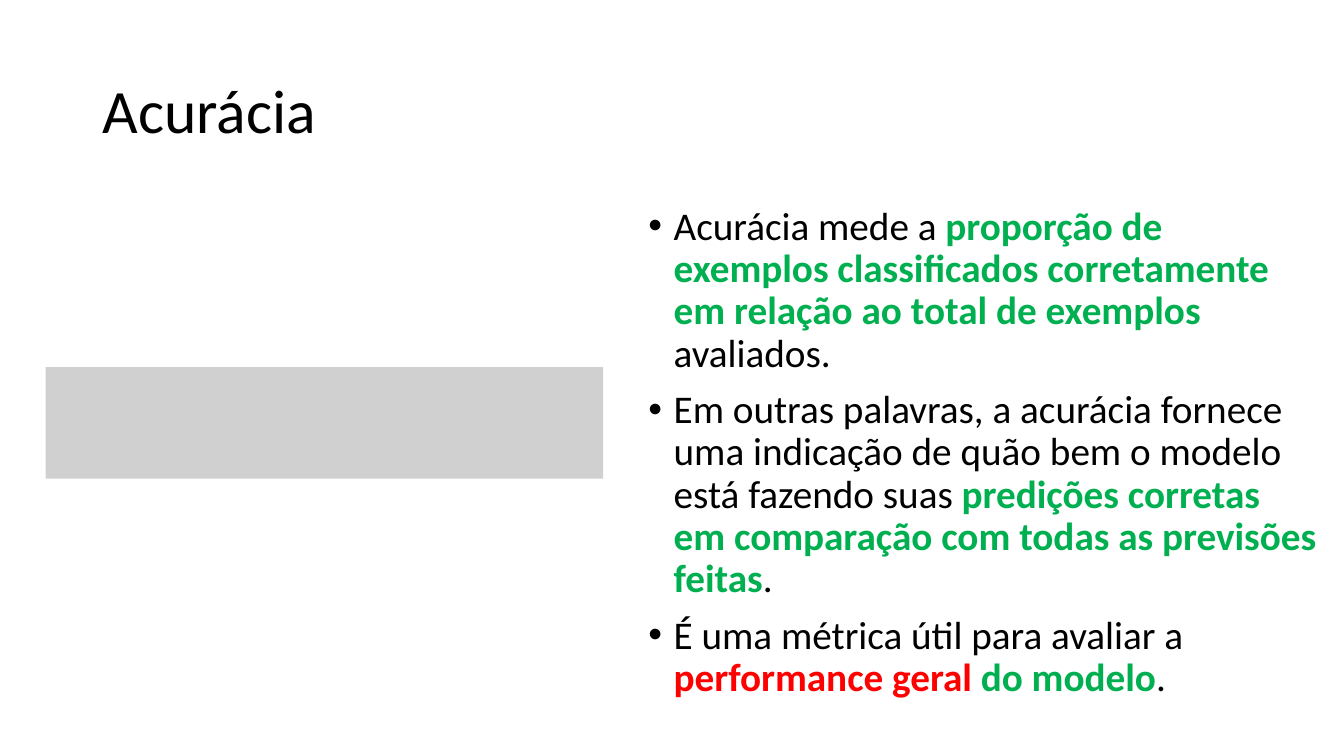
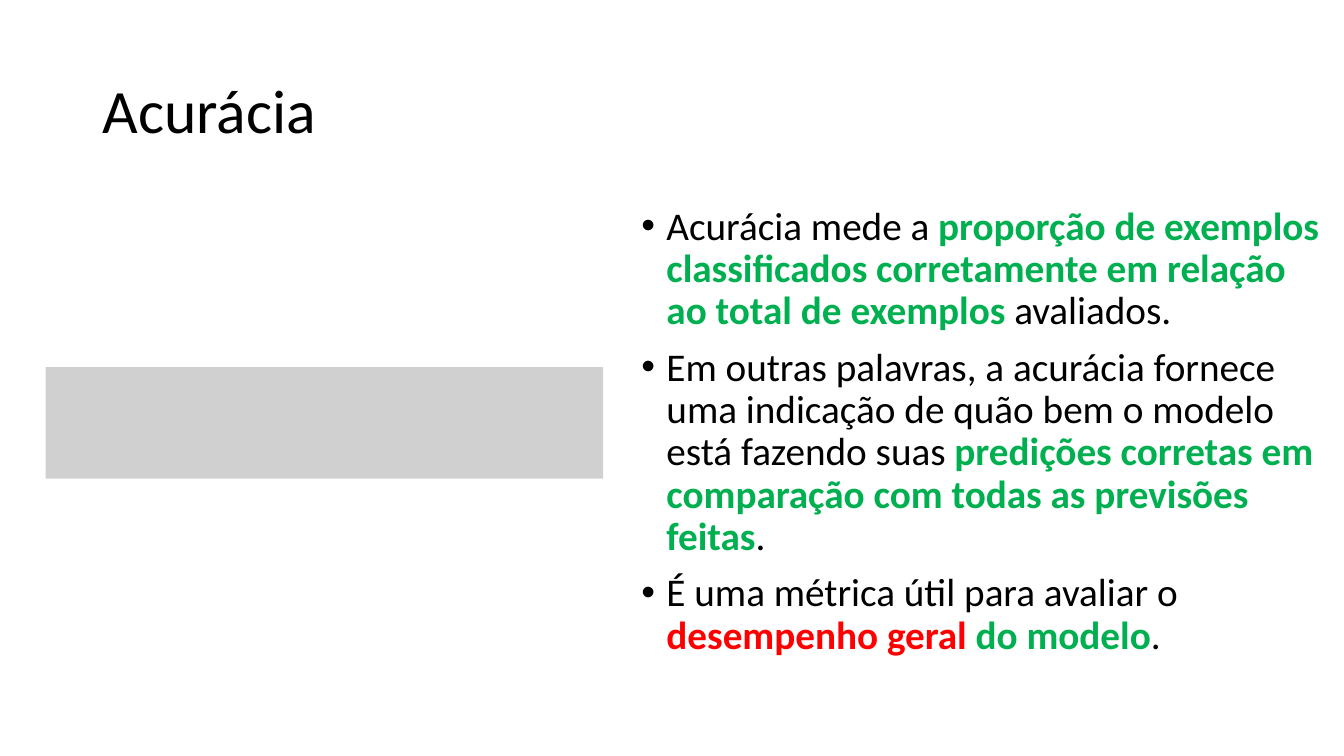
Before and after one commit to zz4fap/c24_inteligencia_artificial, a slide deck: slide 11 of slides/C24_Métricas_de_Classificação.pptx. Drawn at 1344x756 pixels with LibreOffice and Linux fonts; fonts in the diff are those of the drawing; grey boxes stand for pictures. Boxes give left, top, right and bottom in pixels: in the first picture for what was removed or moved away, otherwise in the second. Text is boxed around its words. In the diff, an @@ line names an element or a change of style, - is before the commit and + after.

```diff
--- a/slides/C24_Métricas_de_Classificação.pptx
+++ b/slides/C24_Métricas_de_Classificação.pptx
@@ text "Acurácia mede a proporção de ...": place and size @@
-text "Acurácia mede a proporção de ..." at (674,212,1316,698)
+text "Acurácia mede a proporção de ..." at (666,212,1319,656)
@@ text at (666,574,1178,656): text changed @@
-• É uma métrica útil para avaliar a performance geral do modelo.
+• É uma métrica útil para avaliar o desempenho geral do modelo.
```
Also in this commit, not shown: 15 other slides changed, 1 slide added, 2 other files.
